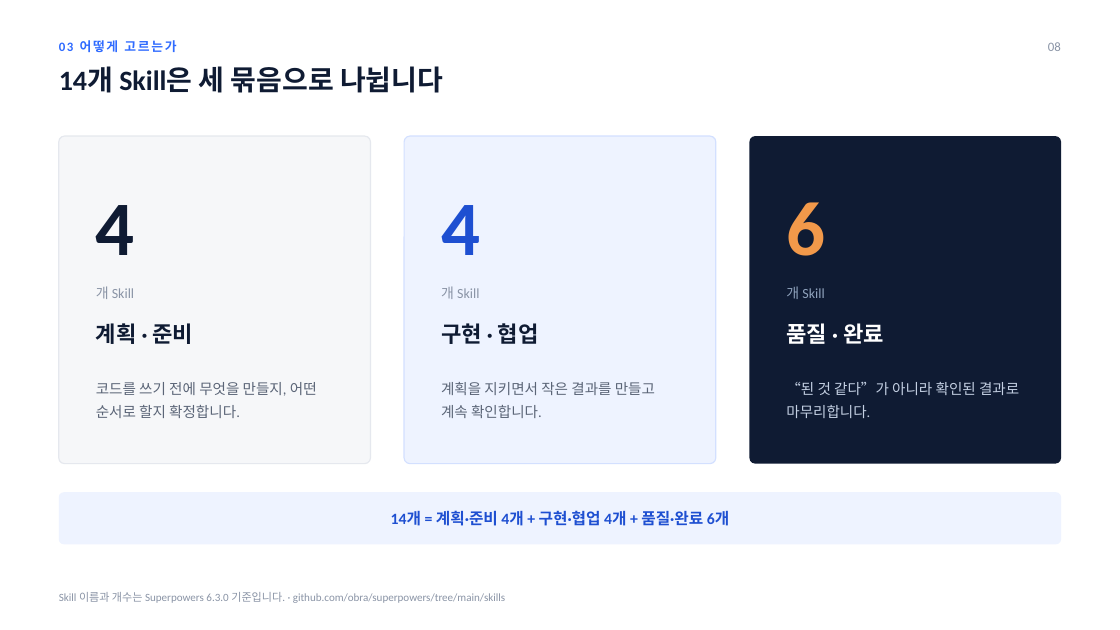
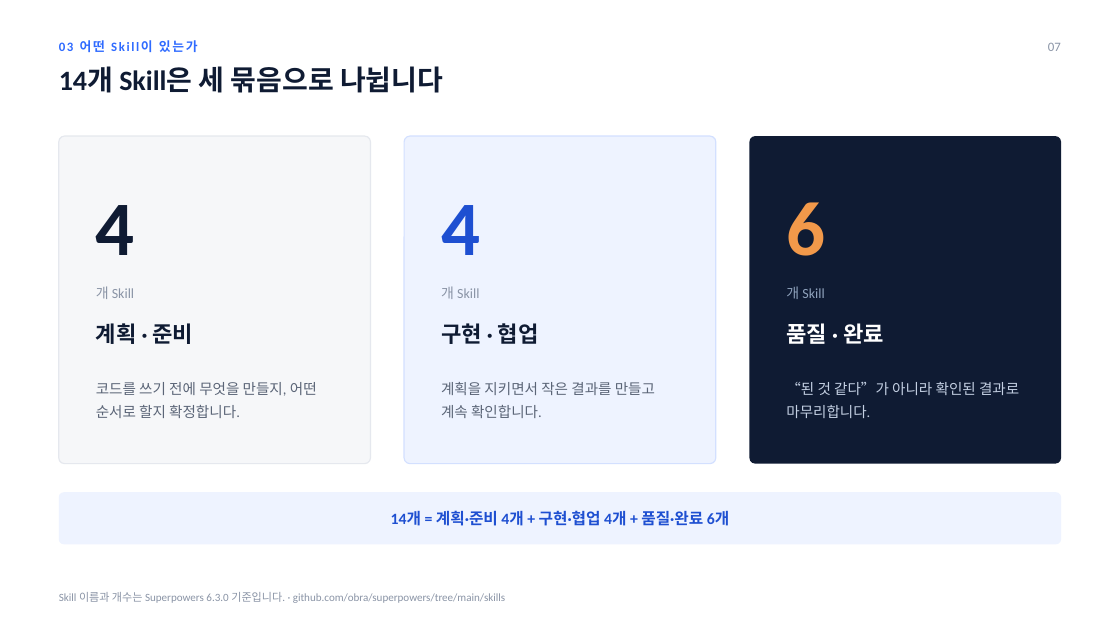
Before and after one commit to jmkm0520-glitch/Study, a slide deck: slide 7 of presentation/Superpowers_Codex_10min.pptx (slide 8 before the commit). Drawn at 1120x630 pixels with LibreOffice and Linux fonts; fonts in the diff are those of the drawing. Boxes give left, top, right and bottom in pixels: in the first picture for what was removed or moved away, otherwise in the second. Text is boxed around its words. In the diff, an @@ line names an element or a change of style, - is before the commit and + after.

```diff
--- a/presentation/Superpowers_Codex_10min.pptx
+++ b/presentation/Superpowers_Codex_10min.pptx
@@ text at bbox=[59, 40, 198, 52]: text changed @@
-03 어떻게 고르는가
+03 어떤 Skill이 있는가
@@ text at bbox=[1048, 43, 1061, 51]: text changed @@
-08
+07
```
Also in this commit, not shown: 6 other slides changed, 2 other files.
